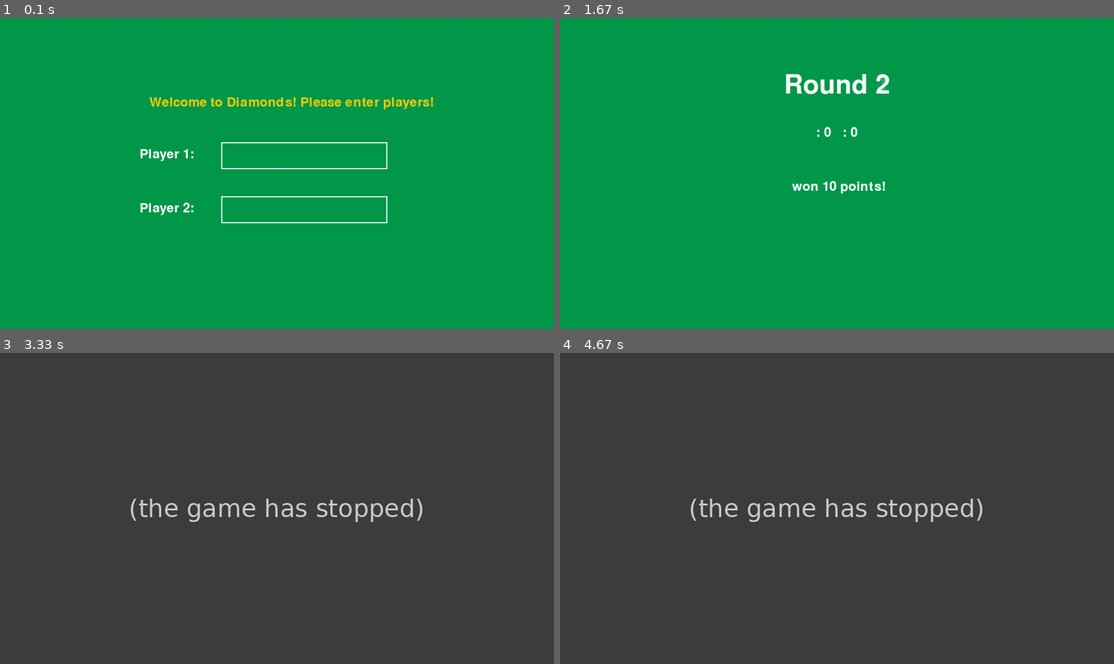
Above: before the commit, frames 1-4 (two rows, left to right).
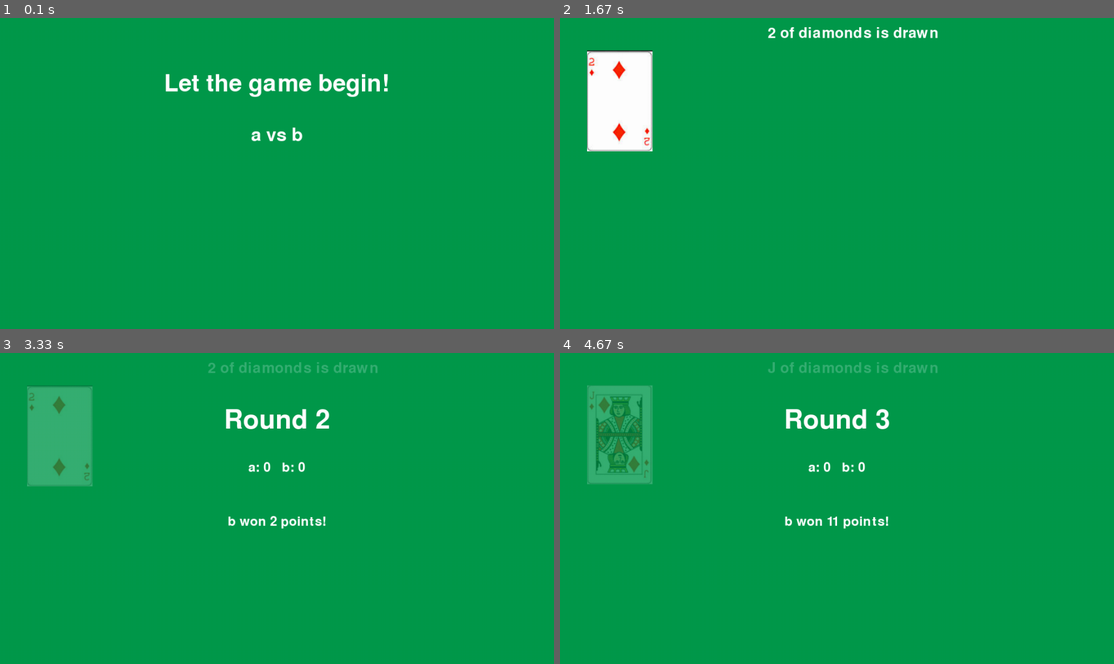
Above: after the commit, the same moments.

Repository: aadya28/WE-Module3
Game: pygame game, started from Pygame_Diamonds/game.py
Two runs of this game, one before a commit and one after it. Both use one fixed random seed, a clock stepped at 60 frames per second and the inputs below.
Inputs:
- Up to frame 1 (0.1 s): no input
- Up to frame 2 (1.67 s): tap Enter at 0.33, 0.67, 1.17 s
- Up to frame 3 (3.33 s): tap Enter at 3 s
- Up to frame 4 (4.67 s): tap Enter at 3.73, 4.6 s

The runs differ from the first frame. In frame 1, 3.0% of the frame differs, in the area x 25-79%, y 17-67%; in frame 2, 5.4%; in frame 3, 100%, in the area x 0-100%, y 0-100%; in frame 4, 100%.
Before the commit the program exited at 3 s; later frames show no game.

Commit message:
Added code for working of Draw Pile.

Diff:
--- a/Pygame_Diamonds/cards.py
+++ b/Pygame_Diamonds/cards.py
@@ -1,7 +1,7 @@
 import random
 
 SUITS = ['Hearts', 'Diamonds', 'Clubs', 'Spades']
-RANKS = ['2', '3', '4', '5', '6', '7', '8', '9', '10', 'Jack', 'Queen', 'King', 'Ace']
+RANKS = ['2', '3', '4', '5', '6', '7', '8', '9', '10', 'J', 'Q', 'K', 'A']
 VALUES = ['2', '3', '4', '5', '6', '7', '8', '9', '10', '11', '12', '13', '14']
 
 class Card:
@@ -11,14 +11,14 @@
         self.value = value
 
     def __str__(self):
-        return f"{self.value} of {self.suit}"
+        return f"{self.rank} of {self.suit}"
 
 class Suit:
     def __init__(self, suit):
         self.suit = suit
 
-    def create_suit(self, suit, values):
-        deck = [Card(suit, value) for value in values]
+    def create_suit(self):
+        deck = [Card(self.suit, RANKS[i], VALUES[i]) for i in range(13)]
         return deck
 
     def shuffle_deck(self, deck):
--- a/Pygame_Diamonds/game.py
+++ b/Pygame_Diamonds/game.py
@@ -1,37 +1,89 @@
 import pygame
 import ui
+import cards
 
+# Define constants for scene identifiers
+MAIN_MENU = 0
+GAMEPLAY = 1
+GAME_OVER = 2
+
+GREEN = (0, 153, 76)
+
+# Initialize Pygame and set up the window
 pygame.init()
 screen_w, screen_h = ui.get_screen_size()
 win = pygame.display.set_mode((screen_w * 0.8, screen_h * 0.8))
 pygame.display.set_caption("Diamonds Game")
 
+# Initialize the clock
+clock = pygame.time.Clock()
+
 
 def main():
-    # Initialize the clock
-    clock = pygame.time.Clock()
+    current_scene = MAIN_MENU  # Start with the main menu scene
+    player1_name = "Computer"
+    player2_name = "Computer"
 
-    player1_name, player2_name = ui.create_player_window(win)
+    running = True
+    while running:
+        for event in pygame.event.get():
+            if event.type == pygame.QUIT:
+                running = False
+            elif event.type == pygame.KEYDOWN:
+                if event.key == pygame.K_ESCAPE:
+                    running = False
+
+        if current_scene == MAIN_MENU:
+            win.fill(GREEN)
+            player1_name, player2_name = handle_main_menu()
+            current_scene = GAMEPLAY
+        if current_scene == GAMEPLAY:
+            win.fill(GREEN)
+            handle_gameplay(player1_name, player2_name)
+            current_scene = GAME_OVER
+        if current_scene == GAME_OVER:
+            win.fill(GREEN)
+            handle_game_over()
+            running = False
+
+        # Update the display
+        pygame.display.flip()
+    pygame.quit()
+
+
+def handle_main_menu():
+    player1_name, player2_name = "a", "b"
+        # ui.create_main_menu_window(win))
     print("Player 1:", player1_name)
     print("Player 2:", player2_name)
+    return player1_name, player2_name
 
+
+def handle_gameplay(player1_name, player2_name):
     player1_score = 0
     player2_score = 0
     ui.render_game_start(win, player1_name, player2_name)
 
     # game starts
-    round = 0
-    while round < 3:
-        ui.render_game_round(win, player1_name, player2_name, round, player1_score, player2_score, player2_name, 10)
-        waiting_for_return = True
-        while waiting_for_return:
-            for event in pygame.event.get():
-                if event.type == pygame.KEYDOWN and event.key == pygame.K_RETURN:
-                    waiting_for_return = False
+    round_number = 1
+    diamonds = cards.Suit("diamonds")
+    draw_pile = diamonds.create_suit()
+    diamonds.shuffle_deck(draw_pile)
 
-        round += 1
-        pygame.display.flip()
-    pygame.quit()
+    while round_number < 14:
+        win.fill(GREEN)
+
+        drawn_card = draw_pile.pop()
+        drawn_card_name = str(drawn_card)
+        round_points = drawn_card.value
+        ui.render_draw_pile(win, drawn_card_name)
+        ui.render_game_round(win, player1_name, player2_name, round_number, player1_score, player2_score, player2_name, round_points)
+        round_number += 1
+
+
+def handle_game_over():
+    print("game over")
+
 
 if __name__ == "__main__":
     main()
--- a/Pygame_Diamonds/ui.py
+++ b/Pygame_Diamonds/ui.py
@@ -1,5 +1,5 @@
 import pygame
-import cards
+import os
 
 def get_screen_size():
     # Initialize Pygame
@@ -11,16 +11,28 @@
     # Return screen width and height
     return screen_info.current_w, screen_info.current_h
 
+screen_width, screen_height = get_screen_size() # change into global variable
+
 def update_screen():
     pygame.display.flip()
+    waiting_for_return = True
+    while waiting_for_return:
+        for event in pygame.event.get():
+            if event.type == pygame.QUIT:
+                pygame.quit()
+            elif event.type == pygame.KEYDOWN:
+                if event.key == pygame.K_ESCAPE:
+                    pygame.quit()
+                elif event.key == pygame.K_RETURN:
+                    waiting_for_return = False
 
-def create_player_window(screen):
+
+def create_main_menu_window(screen):
     # Set up fonts
     font = pygame.font.Font(None, 36)
 
     # Set up colors
     white = (255, 255, 255)
-    green = (0, 153, 76)  # Adjusted to green color
 
     # Get screen dimensions
     screen_width, screen_height = get_screen_size()
@@ -64,9 +76,6 @@
                     elif player2_input_rect.collidepoint(pygame.mouse.get_pos()):
                         player2_input += event.unicode
 
-        # Fill the screen with a background color
-        screen.fill(green)  # Changed to green color
-
         # Draw text surfaces
         screen.blit(greeting_text, (text_x, text_y))
         screen.blit(player1_text, (input_box_x - player1_text.get_width() - 50, input_box_y + 10))
@@ -80,9 +89,10 @@
         screen.blit(font.render(player1_input, True, white), (player1_input_rect.x + 5, player1_input_rect.y + 5))
         screen.blit(font.render(player2_input, True, white), (player2_input_rect.x + 5, player2_input_rect.y + 5))
 
-        update_screen()
+        pygame.display.flip()
 
     return player1_input, player2_input
+
 
 def blur_background(screen):
     green = (0, 153, 76)
@@ -92,7 +102,26 @@
     blurred_background.set_alpha(200)  # Set transparency
     screen.blit(blurred_background, (0, 0))
 
+
 def render_game_start(screen, player1_name, player2_name):
+    screen_width, screen_height = get_screen_size()
+    # Set up fonts
+    font_large = pygame.font.Font(None, 65)
+    font_medium = pygame.font.Font(None, 50)
+
+    # Set up colors
+    white = (255, 255, 255)
+
+    text = font_large.render("Let the game begin!", True, white)
+    screen.blit(text, ((screen_width - text.get_width()) // 2, 100))
+    vs_text = font_medium.render(f"{player1_name} vs {player2_name}", True, white)
+    screen.blit(vs_text, ((screen_width - vs_text.get_width()) // 2, 200))
+
+    update_screen()
+
+
+def render_game_round(screen, player1_name, player2_name, round_number, player1_score,
+                      player2_score, round_winner, round_points):
     blur_background(screen)
 
     screen_width, screen_height = get_screen_size()
@@ -103,31 +132,38 @@
     # Set up colors
     white = (255, 255, 255)
 
-    text = font_large.render("Let the game begin!", True, white)
-    screen.blit(text, ((screen_width - text.get_width()) // 2, 100))
-    vs_text = font_medium.render(f"{player1_name} vs {player2_name}", True, white)
-    screen.blit(vs_text, ((screen.get_width() - vs_text.get_width()) // 2, 200))
+    round_text = font_large.render(f"Round {round_number}", True, white)
+    screen.blit(round_text, ((screen_width - round_text.get_width()) // 2, 100))
+    score_text = font_medium.render(f"{player1_name}: {player1_score}   {player2_name}: {player2_score}", True, white)
+    screen.blit(score_text, ((screen_width - score_text.get_width()) // 2, 200))
+    round_result_text = font_medium.render(f"{round_winner} won {round_points} points!", True, white)
+    screen.blit(round_result_text, ((screen_width - round_result_text.get_width()) // 2, 300))
 
     update_screen()
 
-def render_game_round(screen, player1_name, player2_name, round_number, player1_score, player2_score, round_winner, round_points):
-    blur_background(screen)
 
-    screen_width, screen_height = get_screen_size()
+def render_draw_pile(screen, drawn_card_name):
     # Set up fonts
-    font_large = pygame.font.Font(None, 72)
-    font_medium = pygame.font.Font(None, 36)
+    font = pygame.font.Font(None, 40)
 
     # Set up colors
     white = (255, 255, 255)
-    green = (0, 153, 76)
-    black = (0, 0, 0)
 
-    round_text = font_large.render(f"Round {round_number}", True, white)
-    screen.blit(round_text, ((screen.get_width() - round_text.get_width()) // 2, 100))
-    score_text = font_medium.render(f"{player1_name}: {player1_score}   {player2_name}: {player2_score}", True, white)
-    screen.blit(score_text, ((screen.get_width() - score_text.get_width()) // 2, 200))
-    round_result_text = font_medium.render(f"{round_winner} won {round_points} points!", True, white)
-    screen.blit(round_result_text, ((screen.get_width() - round_result_text.get_width()) // 2, 300))
+    # Calculate positions for draw pile and drawn card text
+    draw_pile_x = 50
+    draw_pile_y = 60
+    drawn_card_text_x = screen_width * 0.3
+    drawn_card_text_y = 15
 
+    split_card_name = drawn_card_name.split(" ")
+
+    # Render drawn card text
+    drawn_card_text = font.render(f"{drawn_card_name} is drawn", True, white)
+    screen.blit(drawn_card_text, (drawn_card_text_x, drawn_card_text_y))
+
+    # Load and render the image of the drawn card
+    card_image = pygame.image.load(os.path.join("images/diamonds", f"{split_card_name[0]}_of_diamonds.png"))
+    screen.blit(card_image, (draw_pile_x, draw_pile_y))
+
+    # Update the display
     update_screen()
